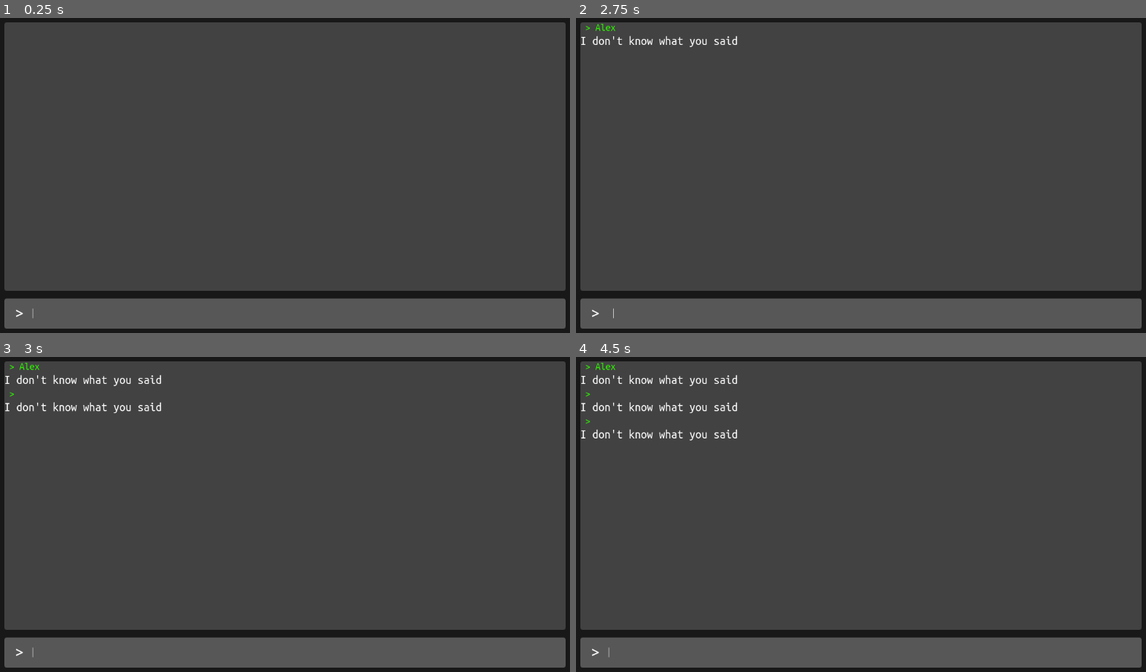
Above: before the commit, frames 1-4 (two rows, left to right).
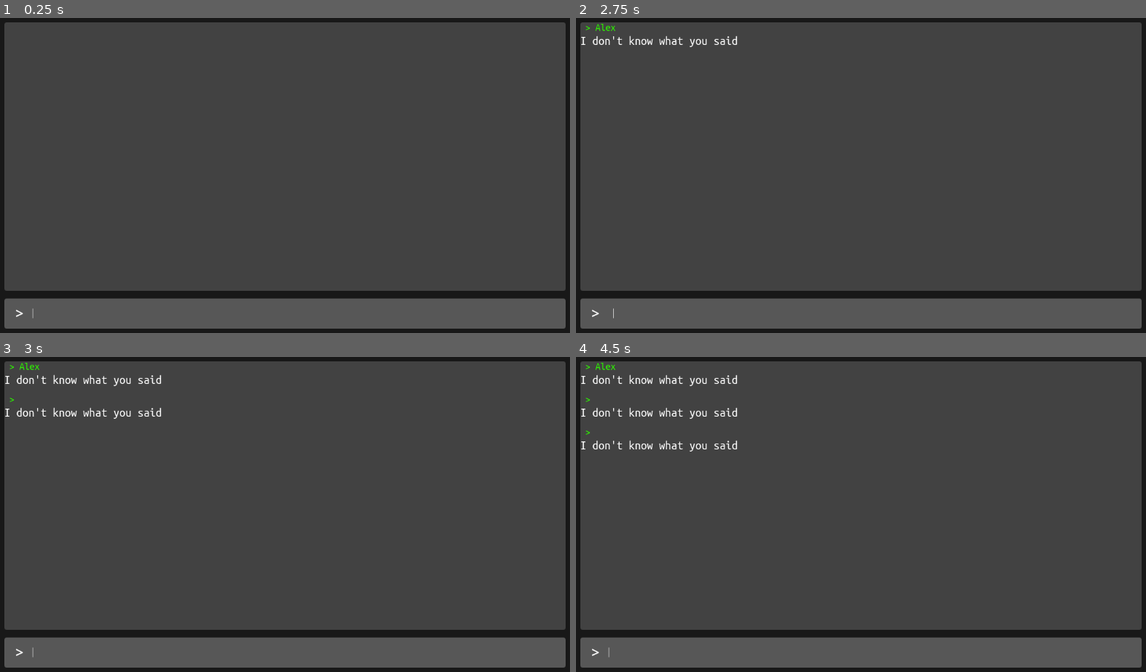
Above: after the commit, the same moments.

Repository: AkIszler/firstRPGGame
Game: Godot game, scene res://scenes/main_game.tscn
Same seed, same stepped clock (60 frames per second), same inputs: the game is played once before the commit and once after it.
Inputs (mouse positions are in pixels of both pictures, inside the frame that each line leads up to):
- Up to frame 1 (0.25 s): no input
- Up to frame 2 (2.75 s): click (872, 314) at 0.52 s; type "Alex" at 0.6 s; tap Enter at 1.25 s; tap Space at 2 s
- Up to frame 3 (3 s): tap Enter at 2.75 s
- Up to frame 4 (4.5 s): tap Space at 3.5 s; tap Enter at 4.25 s

Frames 1-2 are identical in both runs. In frame 3, 0.5% of the frame differs, in the area x 0-29%, y 11-20%; in frame 4, 1.0%, in the area x 0-29%, y 11-31%.

Commit message:
test export vars

Diff:
--- a/scenes/main_game.tscn
+++ b/scenes/main_game.tscn
@@ -74,6 +74,7 @@
 
 [node name="HistoryRow" type="VBoxContainer" parent="background/margin/Rows/gameInfo/historyScroll"]
 layout_mode = 2
+theme_override_constants/separation = 15
 
 [node name="inputArea" type="PanelContainer" parent="background/margin/Rows"]
 custom_minimum_size = Vector2(0, 60)
--- a/scripts/main_game.gd
+++ b/scripts/main_game.gd
@@ -3,7 +3,11 @@
 
 const InputRespose = preload("res://scenes/input_response.tscn")
 
+@export var max_lines_held : int = 30
+
 var max_scroll_val = 0;
+
+
 
 @onready var history_rows = $background/margin/Rows/gameInfo/historyScroll/HistoryRow
 @onready var scroll = $background/margin/Rows/gameInfo/historyScroll
